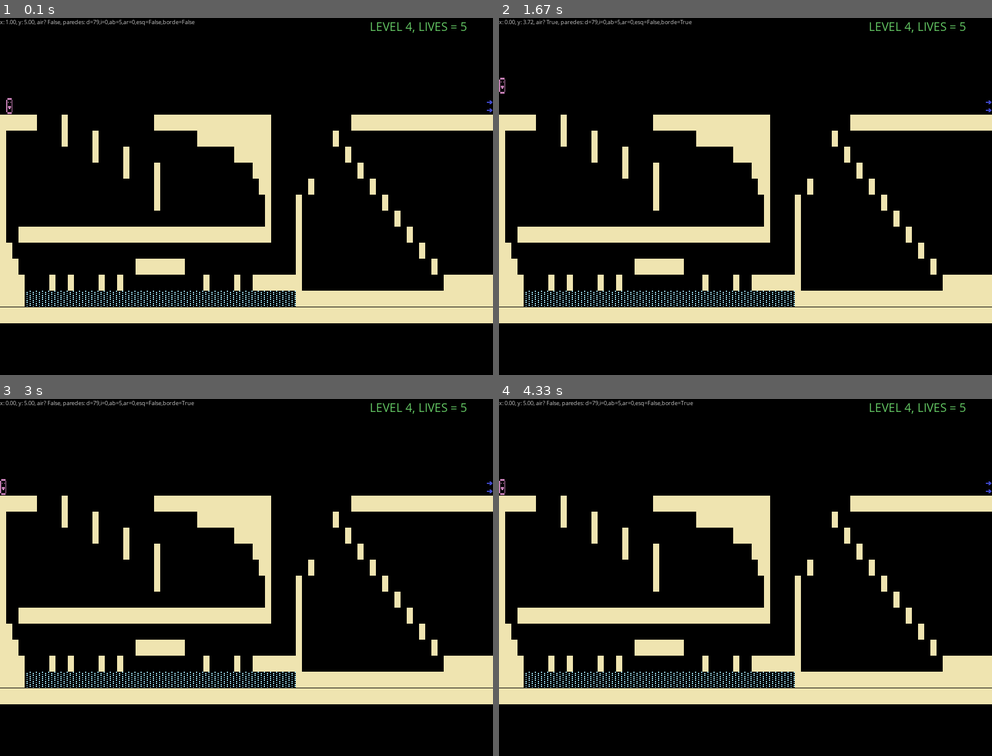
Above: before the commit, frames 1-4 (two rows, left to right).
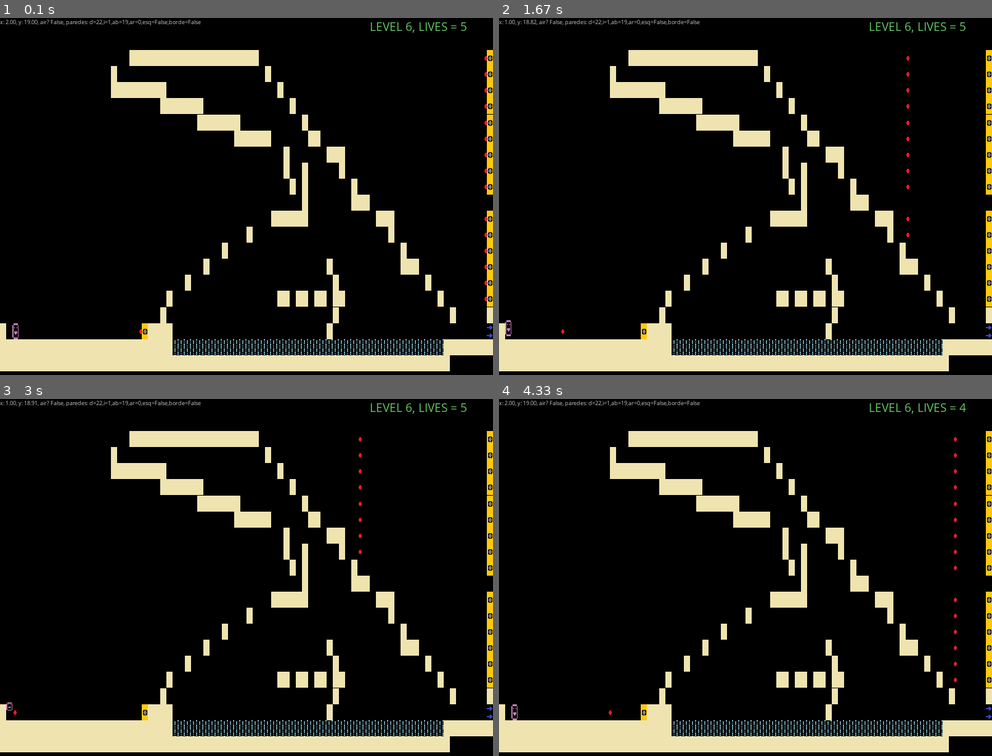
Above: after the commit, the same moments.

Repository: Poncho-dotnet/superfco
Game: pygame game, started from pygames/superfco/superfco.py
Two runs of this game, one before a commit and one after it. Both use one fixed random seed, a clock stepped at 60 frames per second and the inputs below.
Inputs:
- Up to frame 1 (0.1 s): no input
- Up to frame 2 (1.67 s): tap one key every 0.33 s from 0.33 s: 7 6 4 8
- Up to frame 3 (3 s): tap 2 at 1.67 s
- Up to frame 4 (4.33 s): no input

The runs differ from the first frame. In frame 1, 28% of the frame differs, in the area x 0-100%, y 0-99%; in frame 2, 28%; in frame 3, 28%; in frame 4, 28%.

Commit message:
added cannons

Diff:
--- a/pygames/superfco/entities.py
+++ b/pygames/superfco/entities.py
@@ -18,8 +18,11 @@
         self.cols = cols
         self.rows = rows
 
-        self.rect.x = self.posx * screen.width / cols
-        self.rect.y = self.posy * screen.height / rows
+        BaseEntity.update_rect(self)
+
+    def update_rect(self):
+        self.rect.x = self.posx * self.screenrect.width / self.cols
+        self.rect.y = self.posy * self.screenrect.height / self.rows
 
 # represented by ascii character x01
 class Player(BaseEntity):
@@ -63,8 +66,11 @@
 
         # death by drowning
         if not self.has_oxygen:
-            self.is_dead = True
-            self.image = self.images[1]
+            self.die()
+
+    def die(self):
+        self.is_dead = True
+        self.image = self.images[1]
 
     def updatepos(self, collision):
         if self.posx < collision.izquierda:
@@ -89,14 +95,44 @@
         if self.posy > collision.abajo:
             # death by falling too fast
             if self.vspeed > -self.v_jump * 2:
-                self.is_dead = True
-                self.image = self.images[1]
+                self.die()
 
             self.posy = collision.abajo
             self.vspeed = 0
 
-        self.rect.x = self.posx * self.screenrect.width / self.cols
-        self.rect.y = self.posy * self.screenrect.height / self.rows
+        # important!
+        self.update_rect()
+
+class Cannon(BaseEntity):
+    maxbullets = 2
+    firedelay = 3000
+
+    def __init__(self, posx, posy, screen, cols, rows):
+        BaseEntity.__init__(self, posx, posy, screen, cols, rows)
+
+        self.bullets = []
+        self.lastfire = 0
+
+        # first bullet
+        self.fire(self.firedelay)
+
+    def fire(self, ticks):
+        self.lastfire += ticks
+        numbullets = len(self.bullets)
+
+        if numbullets < self.maxbullets and self.lastfire > self.firedelay:
+            self.bullets.append(CannonBall(self.posx, self.posy, self.screenrect, self.cols, self.rows))
+            self.lastfire = 0
+
+class CannonBall(BaseEntity):
+    speed = -8
+
+    def __init__(self, posx, posy, screen, cols, rows):
+        BaseEntity.__init__(self, posx, posy, screen, cols, rows)
+
+    def move(self, ticks):
+        self.posx += self.speed * ticks / 1000
+        self.update_rect()
 
 class Wall(BaseEntity):
     def __init__(self, posx, posy, screen, cols, rows):
--- a/pygames/superfco/superfco.py
+++ b/pygames/superfco/superfco.py
@@ -21,7 +21,7 @@
 import os
 import terrainutils
 from terrainutils import EnumEntities
-from entities import Player, Wall, Water, Goal, OxygenTank, Text
+from entities import Player, Wall, Water, Goal, OxygenTank, Text, Cannon, CannonBall
 
 # game constants
 PLAYER_IMG = 'player.png'
@@ -29,6 +29,7 @@
 WATER_IMG = 'water.png'
 GOAL_IMG = 'goal.png'
 OXYGENTANK_IMG = 'oxygentank.png'
+CANNON_IMG = 'cannon.png'
 CANNONBALL_IMG = 'cannonball.png'
 IMAGES_FOLDER = 'images'
 CURRENT_PATH = os.getcwd()
@@ -68,6 +69,8 @@
                 Water(idxcol, idxrow, SCREENRECT, COLUMNS, ROWS)
             if col == EnumEntities.OXYGEN:
                 OxygenTank(idxcol, idxrow, SCREENRECT, COLUMNS, ROWS)
+            if col == EnumEntities.CANNON:
+                Cannon(idxcol, idxrow, SCREENRECT, COLUMNS, ROWS)
 
     return player
 
@@ -82,6 +85,8 @@
     walls = pygame.sprite.Group()
     water = pygame.sprite.Group()
     oxygen = pygame.sprite.Group()
+    cannons = pygame.sprite.Group()
+    cannonballs = pygame.sprite.Group()
     goals = pygame.sprite.Group()
     messages = pygame.sprite.Group()
     todos = pygame.sprite.RenderUpdates()
@@ -91,6 +96,8 @@
     Wall.containers = walls, todos
     Water.containers = water, todos
     OxygenTank.containers = oxygen, todos
+    Cannon.containers = cannons, todos
+    CannonBall.containers = cannonballs, todos
     Goal.containers = goals, todos
     Text.containers = messages, todos
 
@@ -172,6 +179,20 @@
         # update
         player.updatepos(paredescercanas)
 
+        # cannons
+        for cannon in cannons:
+            cannon.fire(ticks)
+
+            for cannonball in cannon.bullets:
+                cannonball.move(ticks)
+
+                if pygame.sprite.spritecollide(cannonball, walls, 0):
+                    cannonball.kill()
+                    cannon.bullets.remove(cannonball)
+
+        if pygame.sprite.spritecollide(player, cannonballs, 0):
+            player.die()
+
         # display debug info
         debugtext.set_text(f'x: {player.posx:.2f}, y: {player.posy:.2f}, air? {isfloating}, paredes: {paredescercanas}')
 
@@ -222,6 +243,16 @@
     oxygen_img.set_colorkey((0,0,0))
     OxygenTank.images = [oxygen_img]
 
+    cannon_img = load_image(CANNON_IMG)
+    cannon_img = pygame.transform.scale(cannon_img, (SCREENRECT.width / COLUMNS, SCREENRECT.height / ROWS))
+    cannon_img.set_colorkey((0,0,0))
+    Cannon.images = [cannon_img]
+
+    cannonball_img = load_image(CANNONBALL_IMG)
+    cannonball_img = pygame.transform.scale(cannonball_img, (SCREENRECT.width / COLUMNS, SCREENRECT.height / ROWS))
+    cannonball_img.set_colorkey((0,0,0))
+    CannonBall.images = [cannonball_img]
+
     goal_img = load_image(GOAL_IMG)
     goal_img = pygame.transform.scale(goal_img, (SCREENRECT.width / COLUMNS, SCREENRECT.height / ROWS))
     goal_img.set_colorkey((0,0,0))
@@ -233,7 +264,7 @@
     Player.images = [player_img, pygame.transform.scale(player_img, (SCREENRECT.width / COLUMNS, SCREENRECT.height / ROWS / 2))]
 
     # global vars
-    currentlvl = 4
+    currentlvl = 6
     lives = 5
 
     # starto!
Binary file added: pygames/superfco/images/cannon.png
Binary file added: pygames/superfco/images/cannonball.png
Not shown, changed: pygames/superfco/levels/level06.dat
